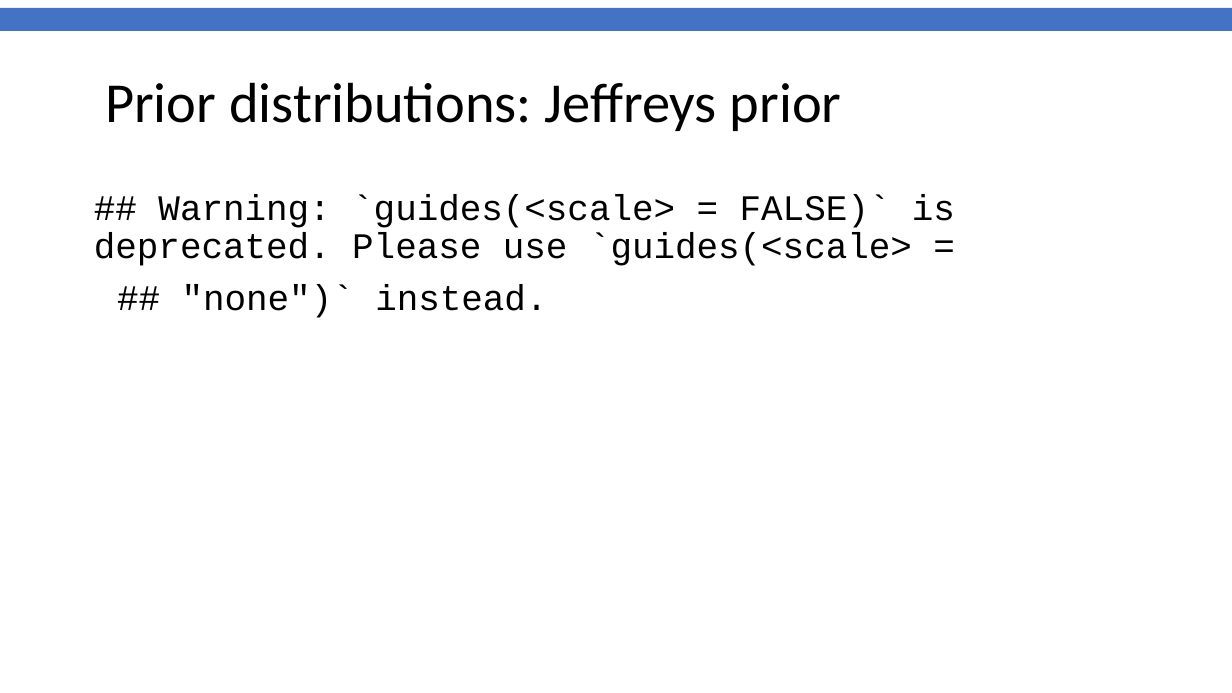
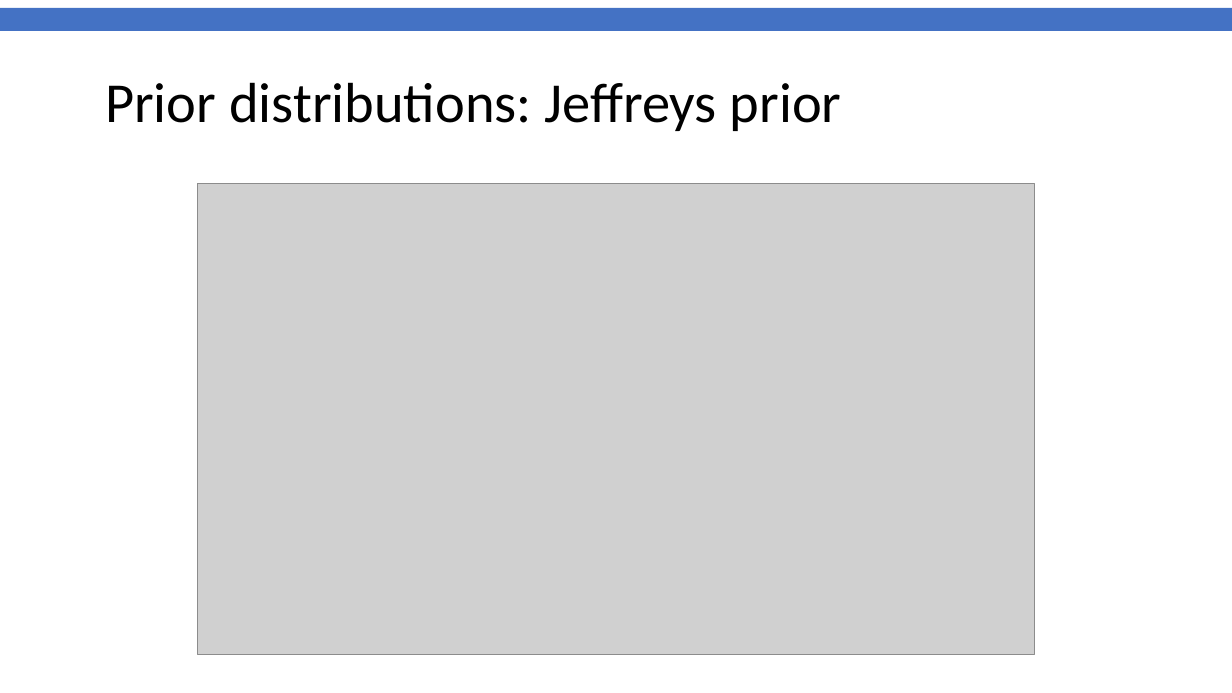
Before and after one commit to gitMarcH/UNIMA_STA623, a slide deck: slide 59 of Chanco_STA623_BDA_2022_Henrion_Session2.pptx (slide 61 before the commit). Drawn at 1232x693 pixels with LibreOffice and Linux fonts; fonts in the diff are those of the drawing; grey boxes stand for pictures; background and template pictures are left out. Boxes give left, top, right and bottom in pixels: in the first picture for what was removed or moved away, otherwise in the second. Text is boxed around its words. In the diff, an @@ line names an element or a change of style, - is before the commit and + after.

```diff
--- a/Chanco_STA623_BDA_2022_Henrion_Session2.pptx
+++ b/Chanco_STA623_BDA_2022_Henrion_Session2.pptx
@@ text removed at box(94, 194, 955, 318) @@
-## Warning: `guides(<scale> = FALSE)` is deprecated. Please use `guides(<scale> =
-## "none")` instead.
@@ picture added at box(198, 184, 1035, 655) @@
```
Also in this commit, not shown: 4 other slides changed, 2 slides added, 6 slides removed, 1 other file.
